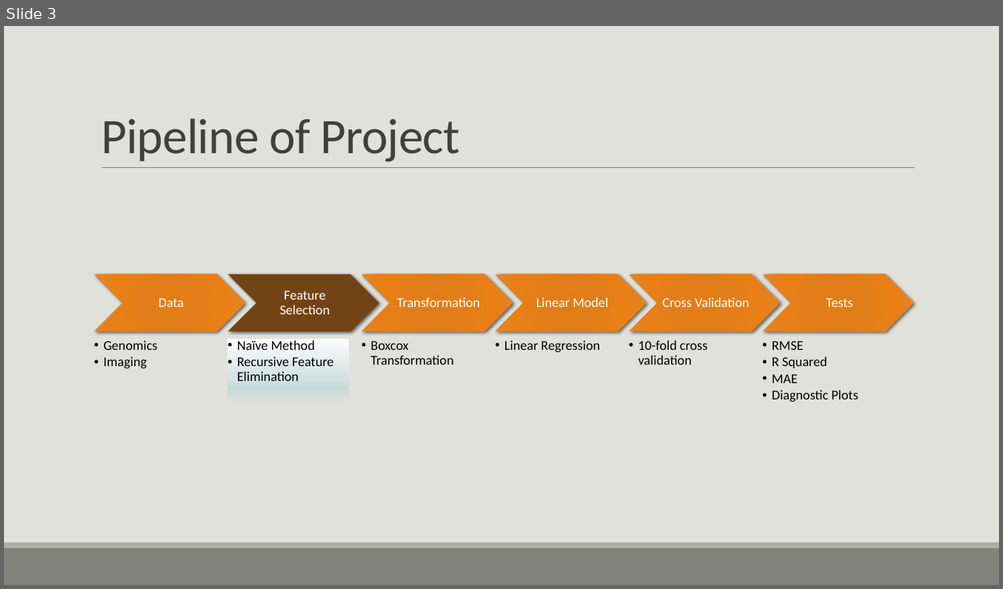
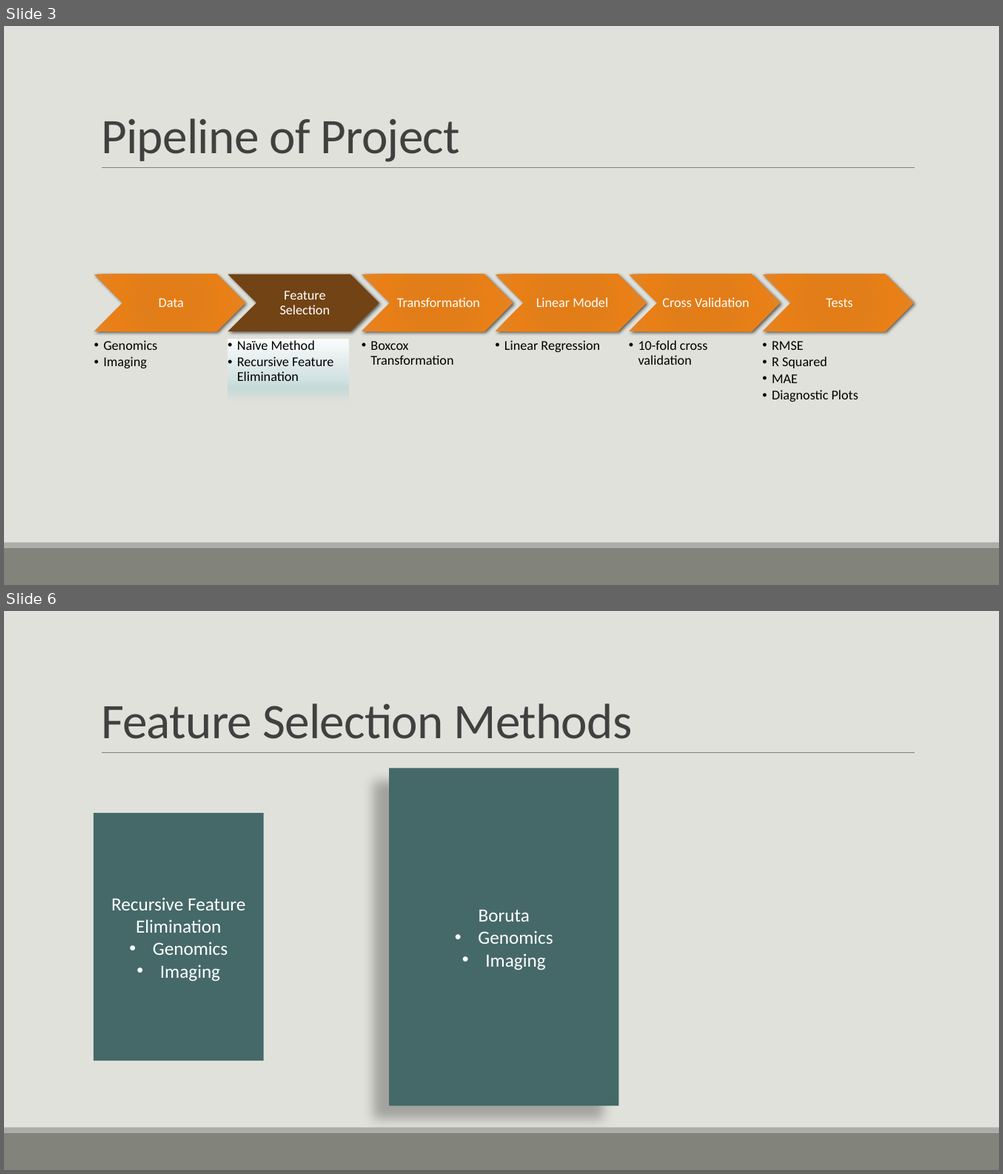
Before and after one commit to Sanchayan-Bhowal/BDSI-Data-mining, a slide deck: Presentation.pptx. Shown one above the other, each under a label of ours: slide 3 before the commit, slides 3 and 6 after it; the slides between them are not shown. The pictures are 1003x589 and 1003x1174 pixels, drawn with LibreOffice and Linux fonts; fonts in the diff are those of the drawing. Boxes give left, top, right and bottom in pixels: in the first picture for what was removed or moved away, otherwise in the second. Text is boxed around its words. In the diff, an @@ line names an element or a change of style, - is before the commit and + after.

```diff
--- a/Presentation.pptx
+++ b/Presentation.pptx
@@ slide 6 added at box(4, 611, 999, 1170), background #E1E1DB; not listed: 3 template elements that a slide beside it also shows @@
@@ title added at box(101, 703, 632, 739), 48 pt, text #404040 @@
+Feature Selection Methods
@@ rectangle added at box(389, 769, 619, 1106), fill #456968, 18 pt, text #FFFFFF @@
+Boruta
+• Genomics
+• Imaging
@@ rectangle added at box(94, 813, 264, 1061), fill #456968, 18 pt, text #FFFFFF @@
+Recursive Feature Elimination
+• Genomics
+• Imaging
```
Also in this commit, not shown: 3 slides changed, 1 other file.
